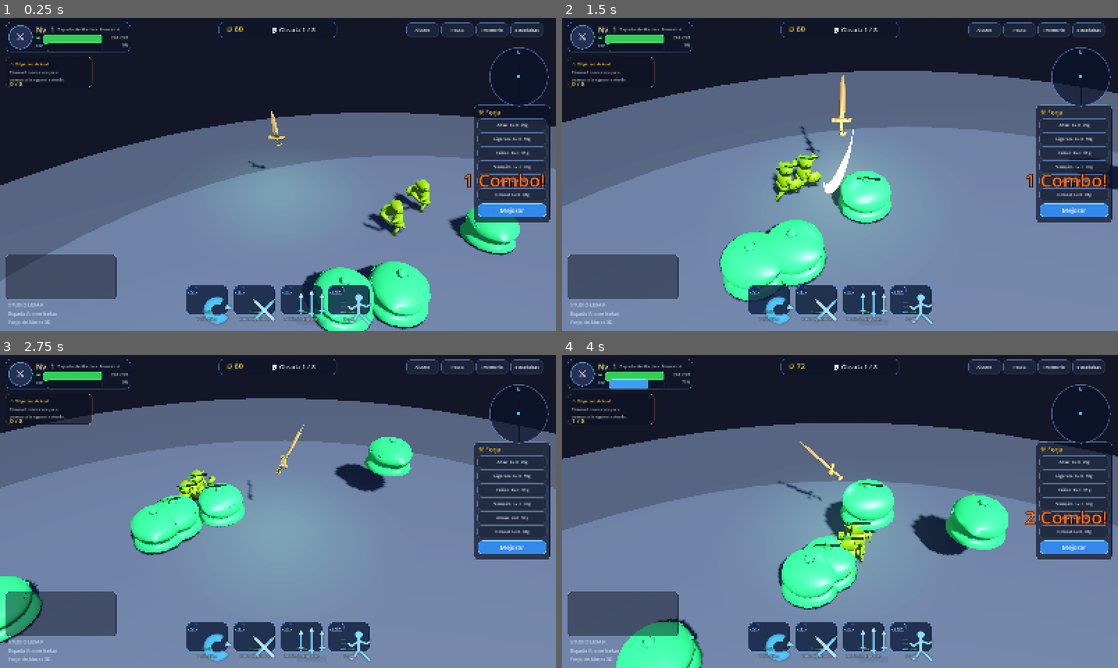
Above: before the commit, frames 1-4 (two rows, left to right).
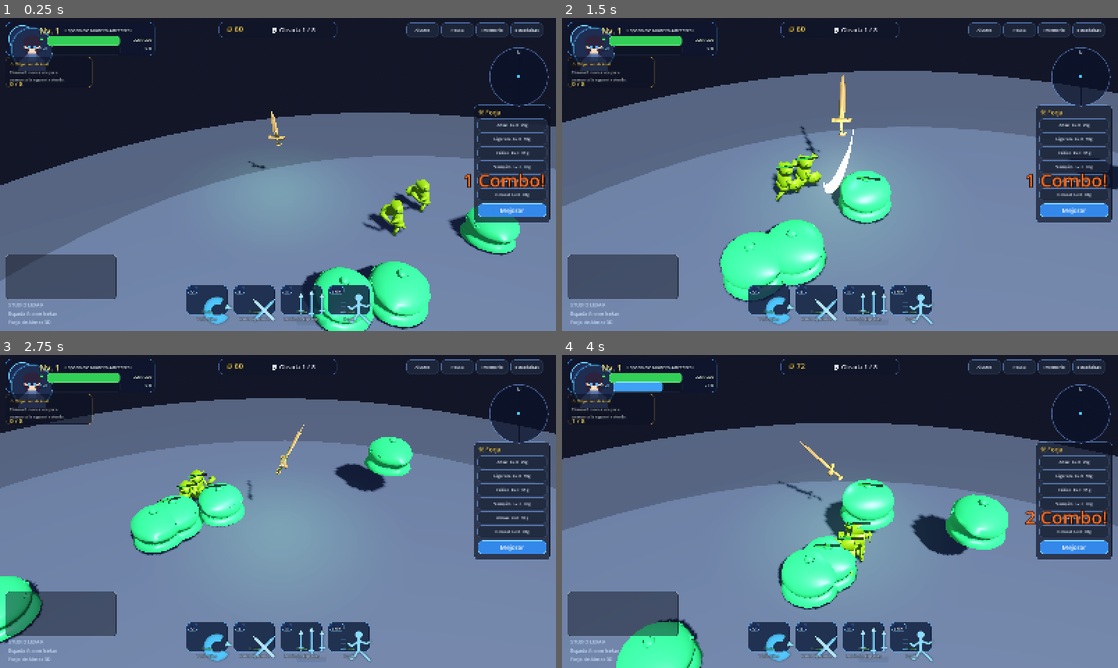
Above: after the commit, the same moments.

Repository: Gxforge/Espada-Anime-Isekai
Game: Godot game, scene res://scenes/Main.tscn
Two runs of this game, one before a commit and one after it. Both use one fixed random seed, a clock stepped at 60 frames per second and the inputs below.
Inputs (mouse positions are in pixels of both pictures, inside the frame that each line leads up to):
- Up to frame 1 (0.25 s): no input
- Up to frame 2 (1.5 s): move the mouse to (962, 158) at 0.52 s; hold D (move_right) 0.53-1.28 s; click (962, 158) at 0.6 s; move the mouse to (728, 190) at 1.27 s; hold S (move_back) from 1.28 s (still down); click (728, 190) at 1.35 s
- Up to frame 3 (2.75 s): move the mouse to (333, 442) at 2.02 s; release S (move_back) at 2.03 s; hold D (move_right) from 2.03 s (still down); click (333, 442) at 2.1 s
- Up to frame 4 (4 s): move the mouse to (812, 574) at 2.77 s; release D (move_right) at 2.78 s; hold W (move_forward) 2.78-3.53 s; click (812, 574) at 2.85 s; move the mouse to (1006, 558) at 3.52 s; hold A (move_left) from 3.53 s (still down); click (1006, 558) at 3.6 s

The runs differ from the first frame. In frame 1, 1.2% of the frame differs, in the area x 1-28%, y 1-17%; in frame 2, 1.2%; in frame 3, 1.2%; in frame 4, 1.3%.

Commit message:
feat(hud): retrato, top-left pulido y ajuste visual

Diff:
--- a/godot_project/scripts/HUD.gd
+++ b/godot_project/scripts/HUD.gd
@@ -106,44 +106,43 @@
 func _build_top_left() -> void:
 	var panel := Panel.new()
 	panel.position = Vector2(16, 12)
-	panel.size = Vector2(360, 86)
-	panel.add_theme_stylebox_override("panel", _panel_style(Color(0.06,0.08,0.16,0.72), Color(0.35,0.65,1.0,0.35), 14))
+	panel.size = Vector2(430, 96)
+	panel.add_theme_stylebox_override("panel", _panel_style(Color(0.05,0.08,0.18,0.72), Color(0.3,0.65,1.0,0.45), 16))
 	ui_root.add_child(panel)
 
-	# portrait circle
-	var portrait := Panel.new()
-	portrait.position = Vector2(8, 8)
-	portrait.size = Vector2(70, 70)
-	portrait.add_theme_stylebox_override("panel", _panel_style(Color(0.15,0.2,0.35,0.9), Color(0.45,0.8,1.0,0.8), 35, 2))
-	panel.add_child(portrait)
-	var picon := Label.new()
-	picon.text = "⚔"
-	picon.position = Vector2(0,0); picon.size = Vector2(70,70)
-	picon.horizontal_alignment = HORIZONTAL_ALIGNMENT_CENTER
-	picon.vertical_alignment = VERTICAL_ALIGNMENT_CENTER
-	picon.add_theme_font_size_override("font_size", 30)
-	portrait.add_child(picon)
-
-	lvl_text = _label(panel, "Nv. 1", Vector2(88, 6), Vector2(120, 24), 22, Color(1,0.95,0.7))
-	sword_text = _label(panel, "Espada de Madera Ancestral", Vector2(150, 8), Vector2(200, 20), 13, Color(0.85,0.92,1.0,0.95))
-
-	_label(panel, "❤", Vector2(88, 34), Vector2(20, 18), 14, Color(0.3,1.0,0.5))
+	var portrait_bg := Panel.new()
+	portrait_bg.position = Vector2(8, 8)
+	portrait_bg.size = Vector2(80, 80)
+	portrait_bg.add_theme_stylebox_override("panel", _panel_style(Color(0.12,0.18,0.35,0.95), Color(0.45,0.85,1.0,0.95), 40, 3))
+	panel.add_child(portrait_bg)
+	var portrait_tex := TextureRect.new()
+	portrait_tex.texture = load("res://assets/ui/portrait.png")
+	portrait_tex.position = Vector2(4,4)
+	portrait_tex.size = Vector2(72,72)
+	portrait_tex.expand_mode = TextureRect.EXPAND_IGNORE_SIZE
+	portrait_tex.stretch_mode = TextureRect.STRETCH_KEEP_ASPECT_COVERED
+	portrait_bg.add_child(portrait_tex)
+
+	lvl_text = _label(panel, "Nv. 1", Vector2(98, 8), Vector2(70, 26), 24, Color(1.0,0.93,0.55))
+	sword_text = _label(panel, "Espada de Madera Ancestral", Vector2(170, 12), Vector2(250, 22), 14, Color(0.88,0.94,1.0,0.95))
+
+	var hp_icon := _label(panel, "❤", Vector2(98, 38), Vector2(22, 20), 14, Color(0.25,1.0,0.45))
 	hp_bar_new = ProgressBar.new()
-	hp_bar_new.position = Vector2(108, 36); hp_bar_new.size = Vector2(170, 14)
+	hp_bar_new.position = Vector2(120, 40); hp_bar_new.size = Vector2(210, 16)
 	hp_bar_new.show_percentage = false
-	hp_bar_new.add_theme_stylebox_override("background", _panel_style(Color(0.12,0.05,0.08,0.9), Color(1,1,1,0.08), 6))
-	hp_bar_new.add_theme_stylebox_override("fill", _panel_style(Color(0.2,0.85,0.35,0.95), Color(0.6,1,0.6,0.4), 6))
+	hp_bar_new.add_theme_stylebox_override("background", _panel_style(Color(0.12,0.05,0.08,0.92), Color(1,1,1,0.1), 8))
+	hp_bar_new.add_theme_stylebox_override("fill", _panel_style(Color(0.2,0.88,0.35,0.96), Color(0.6,1,0.6,0.45), 8))
 	panel.add_child(hp_bar_new)
-	hp_text = _label(panel, "220 / 220", Vector2(282, 33), Vector2(70, 18), 11, Color(0.9,1,0.9), HORIZONTAL_ALIGNMENT_RIGHT)
-
-	_label(panel, "EXP", Vector2(88, 56), Vector2(30, 16), 11, Color(0.6,0.85,1.0))
+	hp_text = _label(panel, "220 / 220", Vector2(334, 38), Vector2(86, 20), 12, Color(0.92,1,0.92), HORIZONTAL_ALIGNMENT_RIGHT)
+
+	_label(panel, "EXP", Vector2(98, 64), Vector2(34, 18), 12, Color(0.55,0.82,1.0))
 	xp_bar_new = ProgressBar.new()
-	xp_bar_new.position = Vector2(120, 58); xp_bar_new.size = Vector2(158, 10)
+	xp_bar_new.position = Vector2(132, 66); xp_bar_new.size = Vector2(198, 12)
 	xp_bar_new.show_percentage = false
-	xp_bar_new.add_theme_stylebox_override("background", _panel_style(Color(0.05,0.08,0.14,0.9), Color(1,1,1,0.08), 5))
-	xp_bar_new.add_theme_stylebox_override("fill", _panel_style(Color(0.25,0.65,1.0,0.95), Color(0.6,0.9,1.0,0.4), 5))
+	xp_bar_new.add_theme_stylebox_override("background", _panel_style(Color(0.05,0.08,0.14,0.92), Color(1,1,1,0.08), 6))
+	xp_bar_new.add_theme_stylebox_override("fill", _panel_style(Color(0.25,0.65,1.0,0.96), Color(0.6,0.9,1.0,0.45), 6))
 	panel.add_child(xp_bar_new)
-	xp_text = _label(panel, "0%", Vector2(282, 54), Vector2(70, 16), 11, Color(0.75,0.9,1.0), HORIZONTAL_ALIGNMENT_RIGHT)
+	xp_text = _label(panel, "0%", Vector2(334, 62), Vector2(86, 18), 12, Color(0.8,0.92,1.0), HORIZONTAL_ALIGNMENT_RIGHT)
 
 func _build_top_center() -> void:
 	var panel := Panel.new()
Binary file added: godot_project/assets/ui/portrait.png
